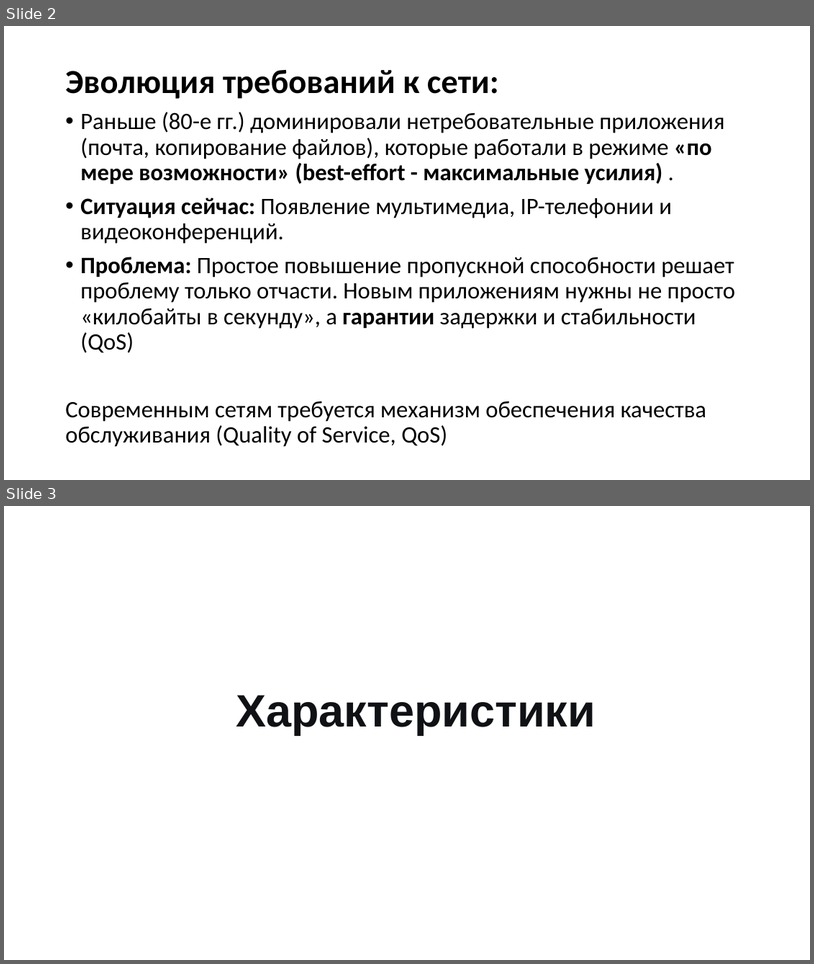
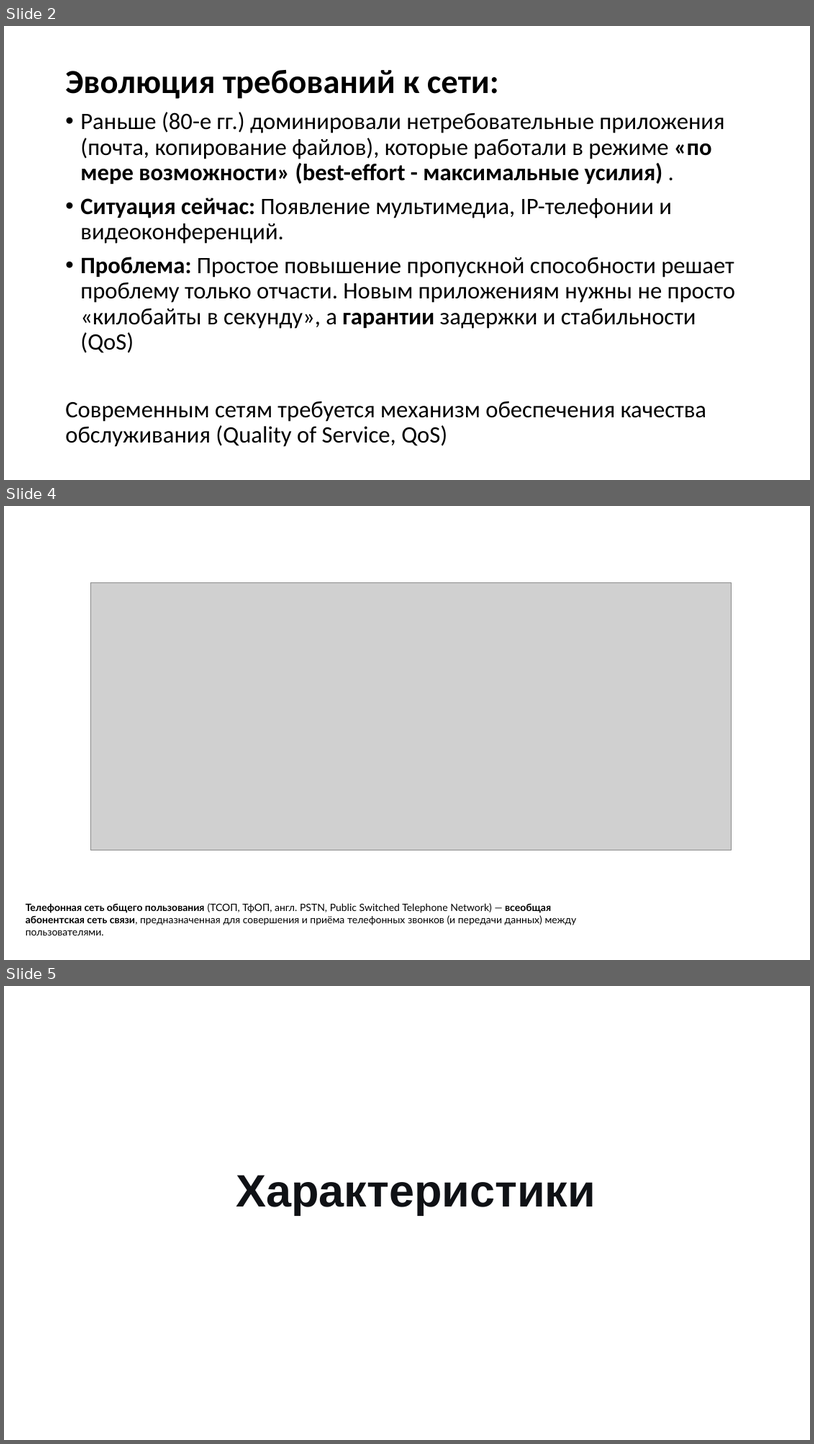
Before and after one commit to lehmanmihail-debug/archpc, a slide deck: seti/presentation_and_pdf/Olifer5.PPTX. Shown one above the other, each under a label of ours: slides 2 and 3 before the commit, slides 2, 4 and 5 after it; the slides between them are not shown. The pictures are 814x964 and 814x1444 pixels, drawn with LibreOffice and Linux fonts; fonts in the diff are those of the drawing; grey boxes stand for pictures. Boxes give left, top, right and bottom in pixels: in the first picture for what was removed or moved away, otherwise in the second. Text is boxed around its words. In the diff, an @@ line names an element or a change of style, - is before the commit and + after.

```diff
--- a/seti/presentation_and_pdf/Olifer5.PPTX
+++ b/seti/presentation_and_pdf/Olifer5.PPTX
@@ slide 4 added at (4,506,810,960), background #FFFFFF @@
@@ picture added at (91,582,732,849) @@
@@ text added at (26,903,577,935), 12 pt, text #000000 @@
+Телефонная сеть общего пользования (ТСОП, ТфОП, англ. PSTN, Public Switched Telephone Network) — всеобщая абонентская сеть связи, предназначенная для совершения и приёма телефонных звонков (и передачи данных) между пользователями.
@@ what was slide 3 is now slide 5 @@
```
Also in this commit, not shown: 2 slides changed, 3 other slides added, 1 other file.
